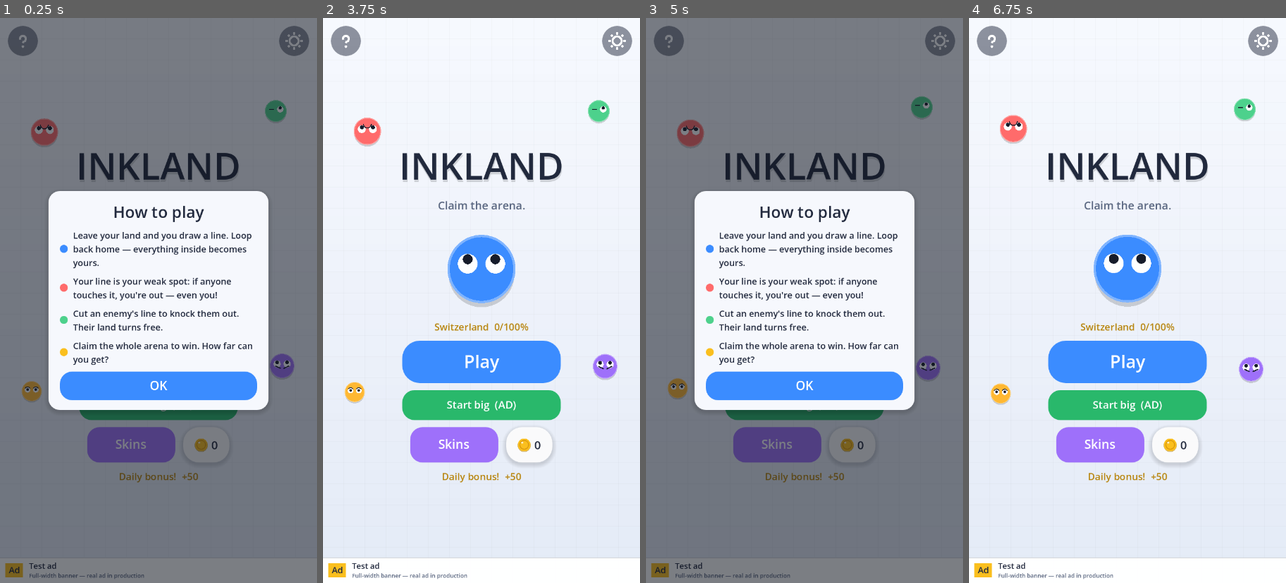
Above: before the commit, frames 1-4 (left to right).
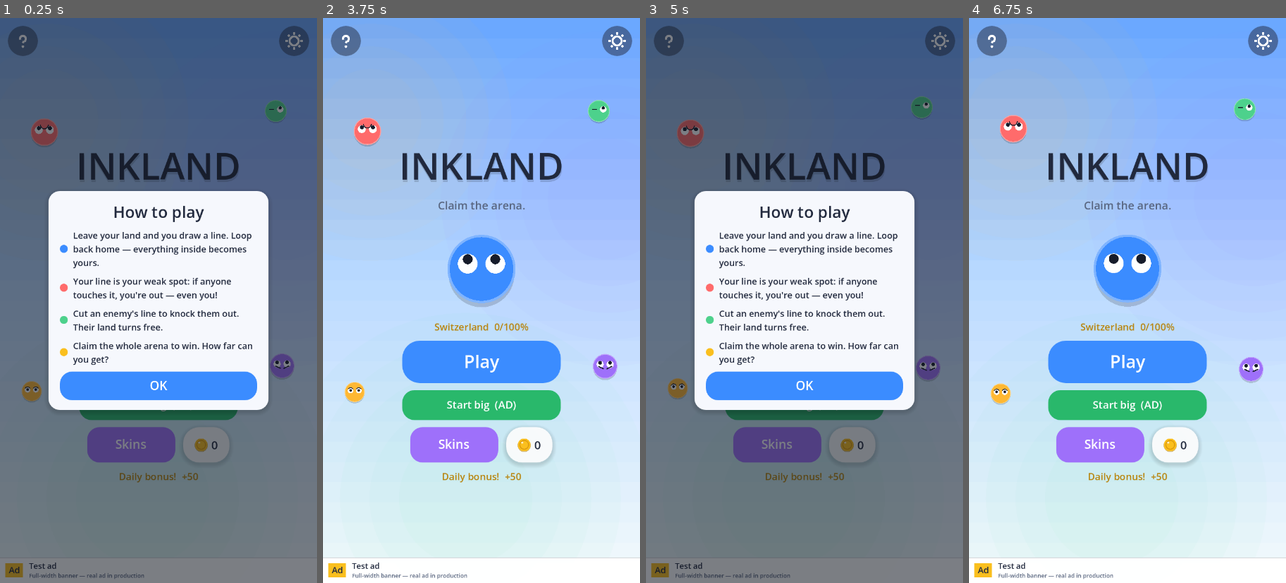
Above: after the commit, the same moments.

Repository: Tourist105/inkland
Game: Godot game, scene res://scenes/Home.tscn
Two runs of this game, one before a commit and one after it. Both use one fixed random seed, a clock stepped at 60 frames per second and the inputs below.
Inputs (mouse positions are in pixels of both pictures, inside the frame that each line leads up to):
- Up to frame 1 (0.25 s): no input
- Up to frame 2 (3.75 s): click "Play" at 0.5 s; click "Play" at 1.25 s; click "Start big (AD)" at 2 s; click "Start big (AD)" at 2.75 s; click "OK" at 3.5 s
- Up to frame 3 (5 s): click (668, 40) at 4.27 s
- Up to frame 4 (6.75 s): click "OK" at 5 s; click (1263, 40) at 5.77 s; click "OK" at 6.5 s

The runs differ from the first frame. In frame 1, 34% of the frame differs, in the area x 0-100%, y 0-50%; in frame 2, 63%; in frame 3, 34%; in frame 4, 63%, in the area x 0-100%, y 0-83%.

Commit message:
FIX: territory was invisible in-game (legacy gradient drew over shader layers)
The old VOID+gradient head of _draw() survived an earlier patch and painted
over the z=-1 territory sprites — minimap showed colours, arena didn't.
Removed; shader layers now own water/paper/territory. Plus: self-cross
jitter guard (tail<=4 cells ignored), 3x3-blur+smoothstep shaders (diagonal
captures = clean slopes), per-cell capture flashes removed, richer menu bg.

Co-Authored-By: Claude Fable 5 <noreply@anthropic.com>

Diff:
--- a/scripts/Arena.gd
+++ b/scripts/Arena.gd
@@ -397,7 +397,13 @@
 				_add_text_fx(_cell_center(nx, ny), "+1", p.color)
 			_kill(victim, p, "cut")
 		else:
-			# Crossing your OWN trail closes the loop and claims it — no death.
+			# Touching the tail right behind the head is just jitter — ignore.
+			var t_pos := p.trail.rfind(Vector2i(nx, ny))
+			if t_pos >= 0 and p.trail.size() - t_pos <= 4:
+				p.cx = nx
+				p.cy = ny
+				return
+			# A REAL crossing of your own trail closes the loop and claims it.
 			p.cx = nx
 			p.cy = ny
 			_commit(p)
@@ -486,7 +492,8 @@
 		if visited[i] == 0 and grid[i] != p.id:
 			grid[i] = p.id
 			gained += 1
-			_flash[i] = 0.45
+	if gained > 0:
+		_refresh_territory()          # show the claim instantly
 	if gained > 0 and p.is_human:
 		Sfx.play("capture", 0.9 + randf() * 0.2)
 		Sfx.haptic(25)
@@ -1204,6 +1211,7 @@
 	_tex_a.update(_mask_a)
 	_tex_b.update(_mask_b)
 
+
 ## Smoothstep-sharpened bilinear masks = mathematically smooth region edges
 ## (the real paper.io look — no stairs, no blur).
 const TERR_SHADER_A := """
@@ -1213,9 +1221,17 @@
 uniform vec4 p1 : source_color;
 uniform vec4 p2 : source_color;
 uniform vec4 p3 : source_color;
-const float AA = 0.16;
+const float AA = 0.24;
+vec4 blur9(sampler2D tex, vec2 uv, vec2 px) {
+	vec4 m = texture(tex, uv) * 0.25;
+	m += (texture(tex, uv + vec2(px.x, 0.0)) + texture(tex, uv - vec2(px.x, 0.0))
+		+ texture(tex, uv + vec2(0.0, px.y)) + texture(tex, uv - vec2(0.0, px.y))) * 0.125;
+	m += (texture(tex, uv + px) + texture(tex, uv - px)
+		+ texture(tex, uv + vec2(px.x, -px.y)) + texture(tex, uv - vec2(px.x, -px.y))) * 0.0625;
+	return m;
+}
 void fragment() {
-	vec4 m = texture(TEXTURE, UV);
+	vec4 m = blur9(TEXTURE, UV, TEXTURE_PIXEL_SIZE);
 	vec3 c = water.rgb;
 	c = mix(c, paper.rgb, smoothstep(0.5 - AA, 0.5 + AA, m.r));
 	c = mix(c, p1.rgb, smoothstep(0.5 - AA, 0.5 + AA, m.g));
@@ -1229,9 +1245,17 @@
 uniform vec4 p4 : source_color;
 uniform vec4 p5 : source_color;
 uniform vec4 p6 : source_color;
-const float AA = 0.16;
+const float AA = 0.24;
+vec4 blur9(sampler2D tex, vec2 uv, vec2 px) {
+	vec4 m = texture(tex, uv) * 0.25;
+	m += (texture(tex, uv + vec2(px.x, 0.0)) + texture(tex, uv - vec2(px.x, 0.0))
+		+ texture(tex, uv + vec2(0.0, px.y)) + texture(tex, uv - vec2(0.0, px.y))) * 0.125;
+	m += (texture(tex, uv + px) + texture(tex, uv - px)
+		+ texture(tex, uv + vec2(px.x, -px.y)) + texture(tex, uv - vec2(px.x, -px.y))) * 0.0625;
+	return m;
+}
 void fragment() {
-	vec4 m = texture(TEXTURE, UV);
+	vec4 m = blur9(TEXTURE, UV, TEXTURE_PIXEL_SIZE);
 	vec4 o = vec4(0.0);
 	float a;
 	a = smoothstep(0.5 - AA, 0.5 + AA, m.r); o = mix(o, vec4(p4.rgb, 1.0), a);
@@ -1319,19 +1343,11 @@
 	return Rect2i(x0, y0, x1 - x0, y1 - y0)
 
 func _draw() -> void:
-	var board := Rect2(0, 0, W * CELL, H * CELL)
-	draw_rect(Rect2(-CELL * 8, -CELL * 8, board.size.x + CELL * 16, board.size.y + CELL * 16), VOID)
-	_draw_vgradient(board, BG_TOP, BG_BOT)
-
-
-
-
-	# Capture flash: freshly claimed cells blink white and fade.
-	for k in _flash:
-		var a: float = _flash[k] / 0.45
-		var fx: int = k % W
-		var fy: int = k / W
-		draw_rect(Rect2(fx * CELL, fy * CELL, CELL, CELL), Color(1, 1, 1, 0.55 * a))
+	# Water/paper/territory come from the shader layers (z -1/-2) below.
+
+
+
+
 
 	# Active trails: one continuous rounded ribbon per player, glued to the
 	# interpolated head so the line flows instead of stepping.
--- a/scripts/ui/Ui.gd
+++ b/scripts/ui/Ui.gd
@@ -54,25 +54,27 @@
 	s.content_margin_bottom = 22
 	return s
 
-## Shared menu background: soft vertical gradient + faint paper grid.
+## Shared menu background: rich sky gradient + big soft colour glows.
 static func draw_bg(ci: CanvasItem, size: Vector2) -> void:
-	var bands := 20
-	var top := Color(0.965, 0.975, 0.995)
-	var bot := Color(0.895, 0.92, 0.965)
+	var bands := 28
+	var top := Color(0.42, 0.66, 1.00)
+	var mid := Color(0.72, 0.85, 1.00)
+	var bot := Color(0.97, 0.98, 1.00)
 	var bh := size.y / bands
 	for b in range(bands):
-		ci.draw_rect(Rect2(0, b * bh, size.x, bh + 1.0),
-			top.lerp(bot, float(b) / float(bands - 1)))
-	var line := Color(0, 0, 0, 0.03)
-	var step := 48.0
-	var x := step
-	while x < size.x:
-		ci.draw_line(Vector2(x, 0), Vector2(x, size.y), line, 1.0)
-		x += step
-	var y := step
-	while y < size.y:
-		ci.draw_line(Vector2(0, y), Vector2(size.x, y), line, 1.0)
-		y += step
+		var t := float(b) / float(bands - 1)
+		var c := top.lerp(mid, t / 0.45) if t < 0.45 else mid.lerp(bot, (t - 0.45) / 0.55)
+		ci.draw_rect(Rect2(0, b * bh, size.x, bh + 1.0), c)
+	# Big soft glows (fake blur via concentric alpha circles).
+	for g in [[0.15, 0.18, 320.0, Color(1.0, 0.75, 0.35)],
+			[0.9, 0.32, 380.0, Color(0.55, 0.45, 1.0)],
+			[0.45, 0.85, 420.0, Color(0.35, 0.85, 0.65)]]:
+		var cpos := Vector2(g[0] * size.x, g[1] * size.y)
+		for k in 5:
+			var rr: float = g[2] * (1.0 - k * 0.16)
+			var cc: Color = g[3]
+			cc.a = 0.035
+			ci.draw_circle(cpos, rr, cc)
 
 ## Full-screen dim behind modal panels.
 static func dim() -> ColorRect:
